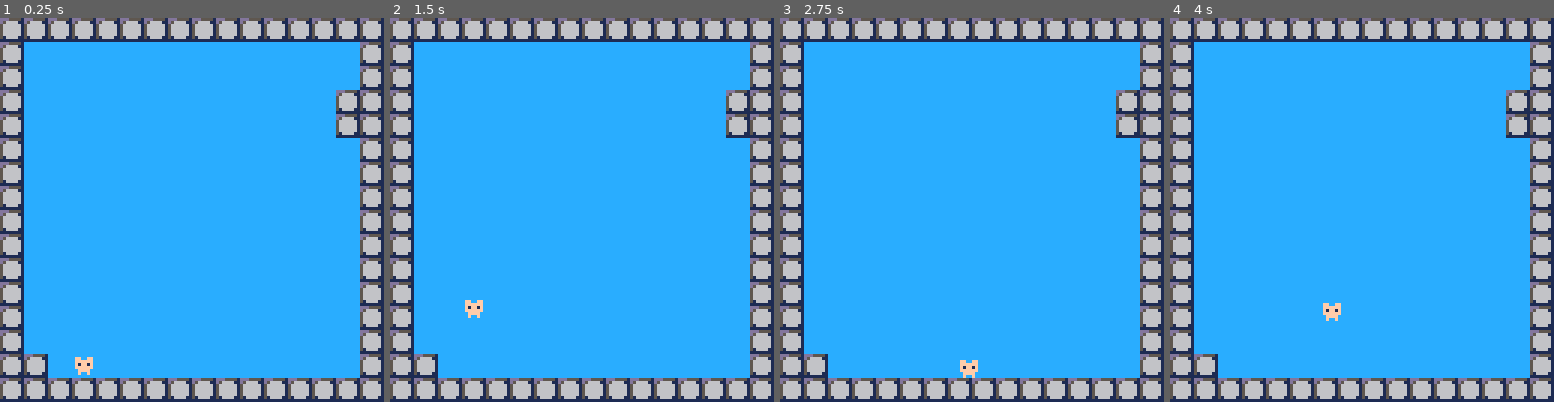
Above: before the commit, frames 1-4 (left to right).
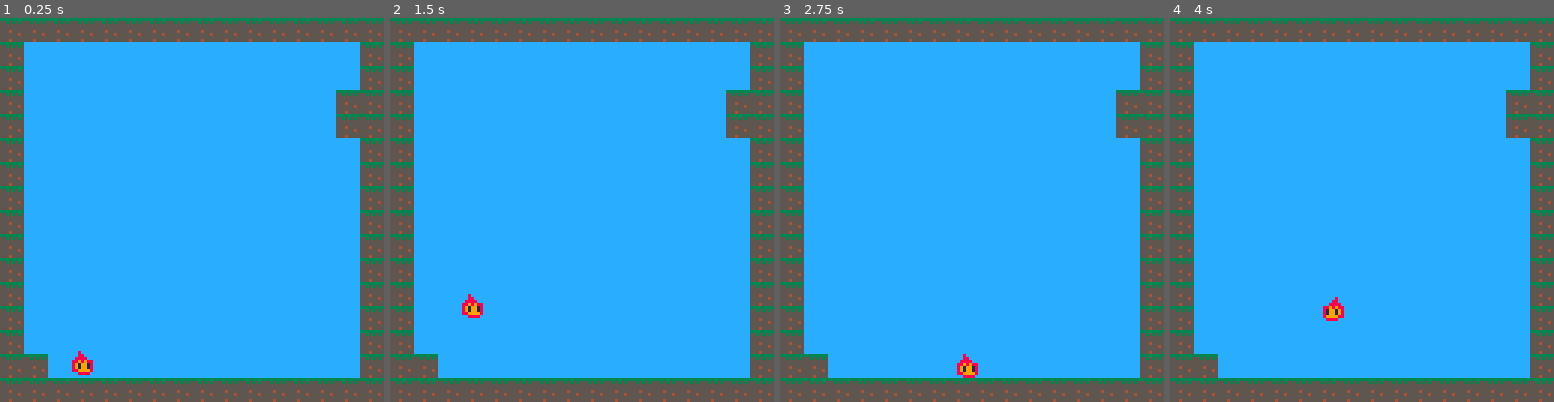
Above: after the commit, the same moments.

Repository: vamolessa/fail-faster
Game: PICO-8 cartridge 60-seconds.p8
Two runs of this game, one before a commit and one after it. Both use one fixed random seed, a clock stepped at 60 frames per second and the inputs below.
Inputs:
- Up to frame 1 (0.25 s): no input
- Up to frame 2 (1.5 s): tap X (X key) at 0.33, 1.07 s; tap O (Z key) at 0.7 s
- Up to frame 3 (2.75 s): hold Right 1.6-2.1 s; tap O (Z key) at 1.7, 2.1, 2.5 s; tap X (X key) at 1.85 s; hold Right from 2.47 s (still down)
- Up to frame 4 (4 s): tap O (Z key) at 2.9, 3.3, 3.7 s; tap X (X key) at 2.97 s; release Right at 3.03 s; hold Left 3.08-3.58 s

The runs differ from the first frame. In frame 1, 23% of the frame differs, in the area x 0-100%, y 0-100%; in frame 2, 23%; in frame 3, 23%; in frame 4, 23%.

Commit message:
primeiro spritesheet importado

Diff:
--- a/60-seconds.p8
+++ b/60-seconds.p8
@@ -44,7 +44,7 @@
 
 player_death_anim_time=20
 player_anim_spd=4
-player_anim={1}
+player_anim={32}
 
 ---------------- default functions
 
Not shown, changed: 115 lines of the sprite sheet (__gfx__) section of 60-seconds.p8
